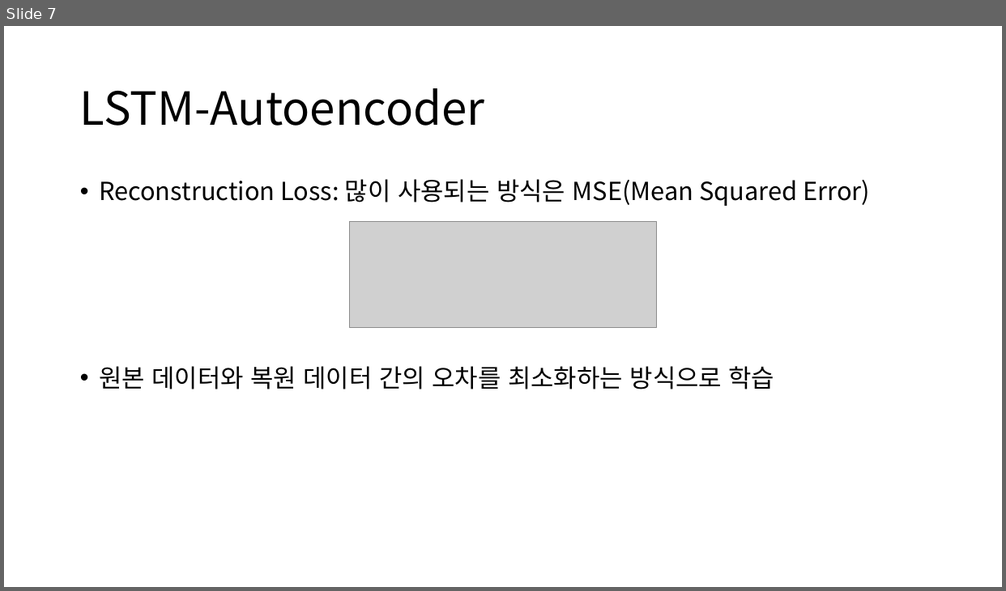
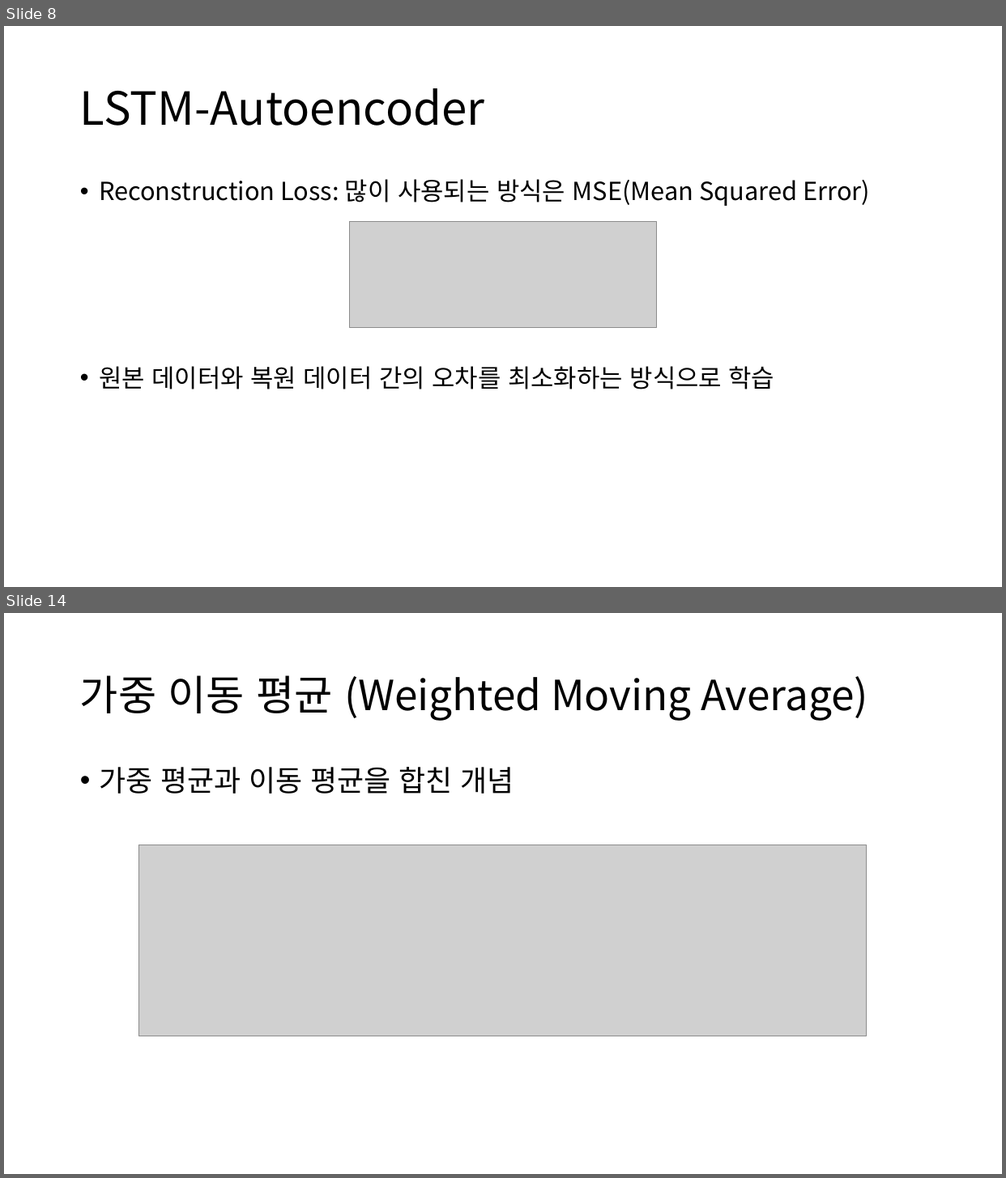
Before and after one commit to Noaplex/capstone, a slide deck: 캡스톤디자인 3주차.pptx. Shown one above the other, each under a label of ours: slide 7 before the commit, slides 8 and 14 after it; the slides between them are not shown. The pictures are 1006x591 and 1006x1178 pixels, drawn with LibreOffice and Linux fonts; fonts in the diff are those of the drawing; grey boxes stand for pictures. Boxes give left, top, right and bottom in pixels: in the first picture for what was removed or moved away, otherwise in the second. Text is boxed around its words. In the diff, an @@ line names an element or a change of style, - is before the commit and + after.

```diff
--- a/캡스톤디자인 3주차.pptx
+++ b/캡스톤디자인 3주차.pptx
@@ slide 14 added at [4, 613, 1002, 1174], background #FFFFFF @@
@@ title added at [80, 675, 868, 721], 40 pt, text #000000 @@
+가중 이동 평균 (Weighted Moving Average)
@@ text added at [99, 767, 513, 794], 28 pt, text #000000 @@
+• 가중 평균과 이동 평균을 합친 개념
@@ picture added at [139, 845, 867, 1036] @@
@@ what was slide 7 is now slide 8 @@
```
Also in this commit, not shown: 3 slides changed, 6 other slides added.
